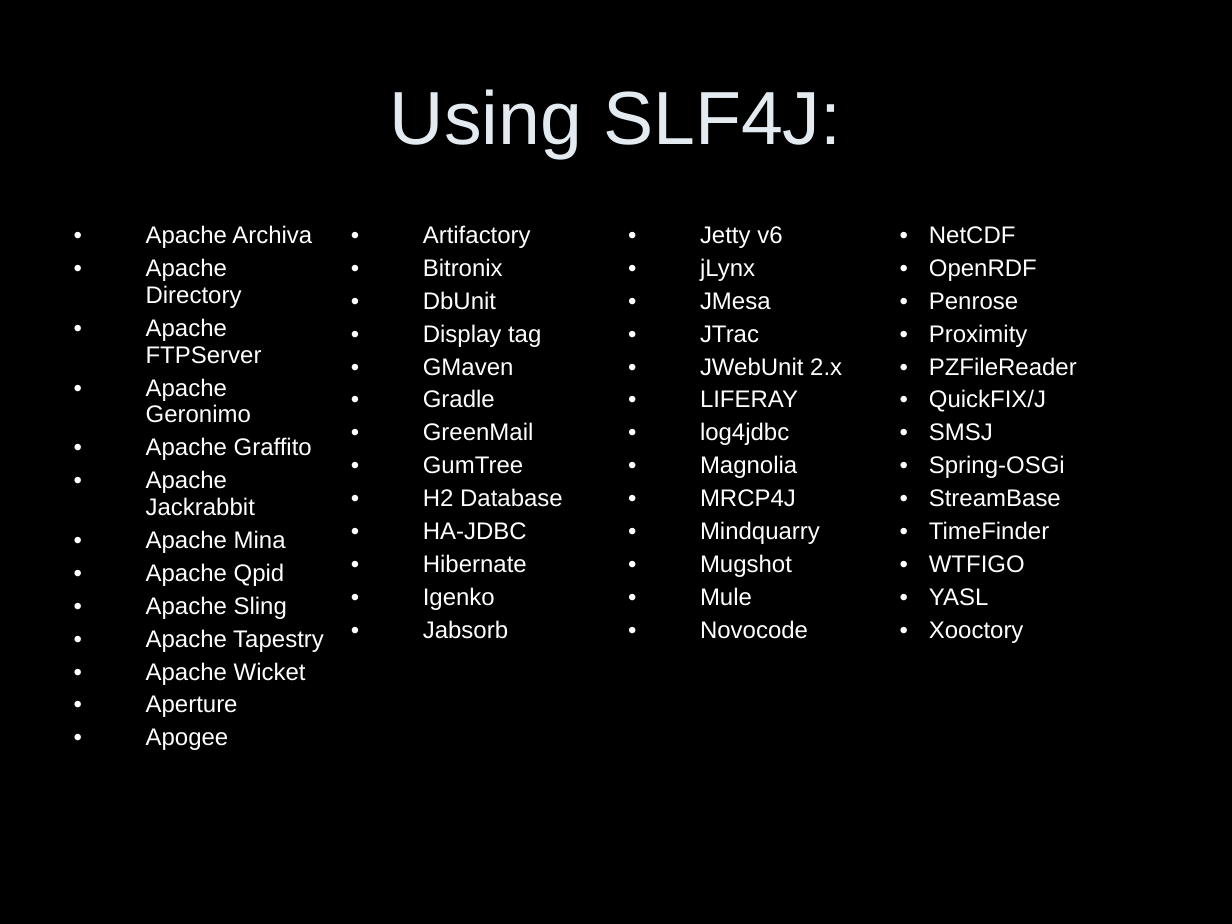
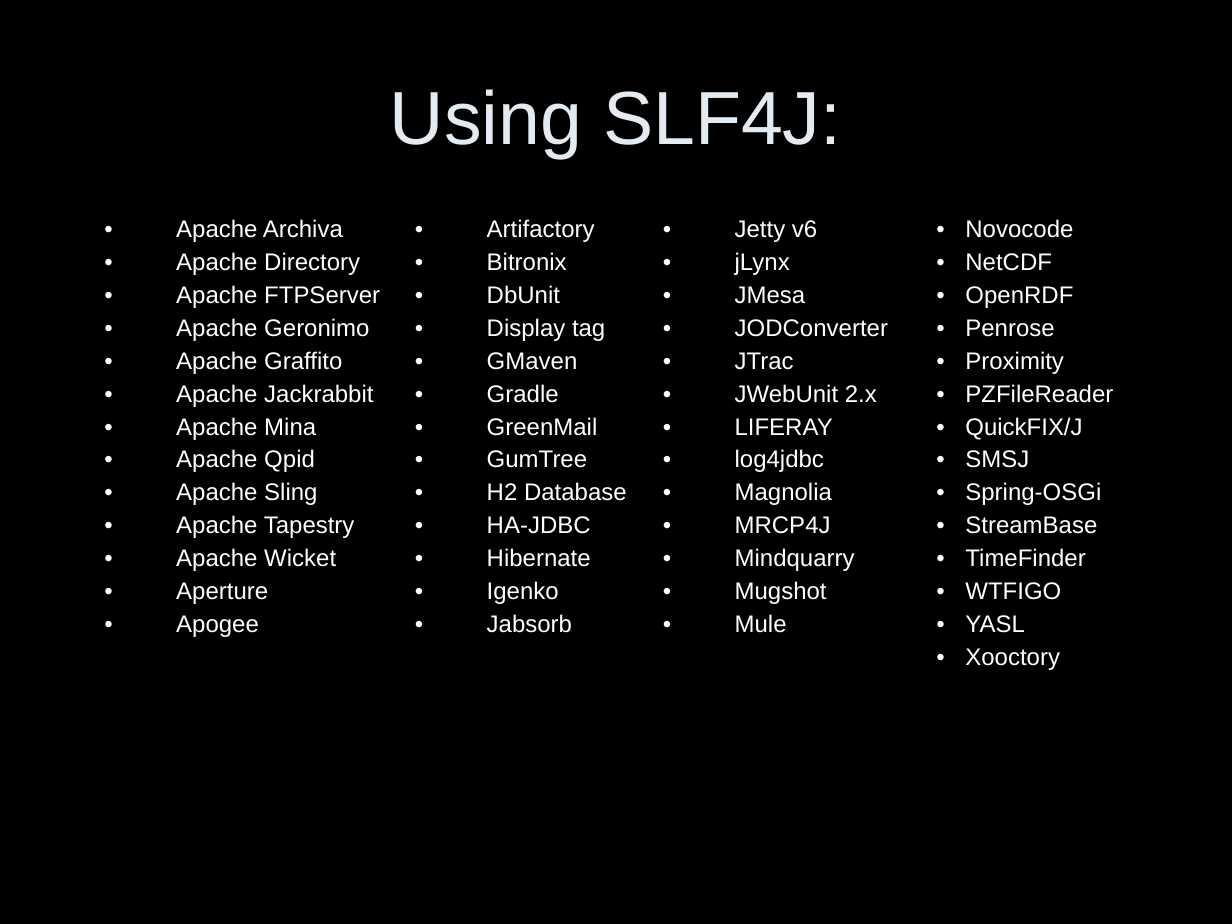
Before and after one commit to qos-ch/slf4j, a slide deck: slide 5 of slf4j-site/src/site/resources/slf4j-in-10-slides.ppt. Drawn at 1232x924 pixels with LibreOffice and Linux fonts; fonts in the diff are those of the drawing. Boxes give left, top, right and bottom in pixels: in the first picture for what was removed or moved away, otherwise in the second. Text is boxed around its words. In the diff, an @@ line names an element or a change of style, - is before the commit and + after.

Commit message:
- slf4j-in-10-slides OpenExpo 08 presentation (on going work)

```diff
--- a/slf4j-site/src/site/resources/slf4j-in-10-slides.ppt
+++ b/slf4j-site/src/site/resources/slf4j-in-10-slides.ppt
@@ table at (92,209,1159,825) @@
-row 1, column 3: Jetty v6 / jLynx / JMesa / JTrac / JWebUnit 2.x / LIFERAY / log4jdbc / Magnolia / MRCP4J / Mindquarry / Mugshot / Mule / Novocode
+row 1, column 3: Jetty v6 / jLynx / JMesa / JODConverter / JTrac / JWebUnit 2.x / LIFERAY / log4jdbc / Magnolia / MRCP4J / Mindquarry / Mugshot / Mule
-row 1, column 4: NetCDF / OpenRDF / Penrose / Proximity / PZFileReader / QuickFIX/J / SMSJ / Spring-OSGi / StreamBase / TimeFinder / WTFIGO / YASL / Xooctory
+row 1, column 4: Novocode / NetCDF / OpenRDF / Penrose / Proximity / PZFileReader / QuickFIX/J / SMSJ / Spring-OSGi / StreamBase / TimeFinder / WTFIGO / YASL / Xooctory
@@ table: place and size @@
-table at (62,216,1170,825)
+table at (92,209,1159,825)
```
